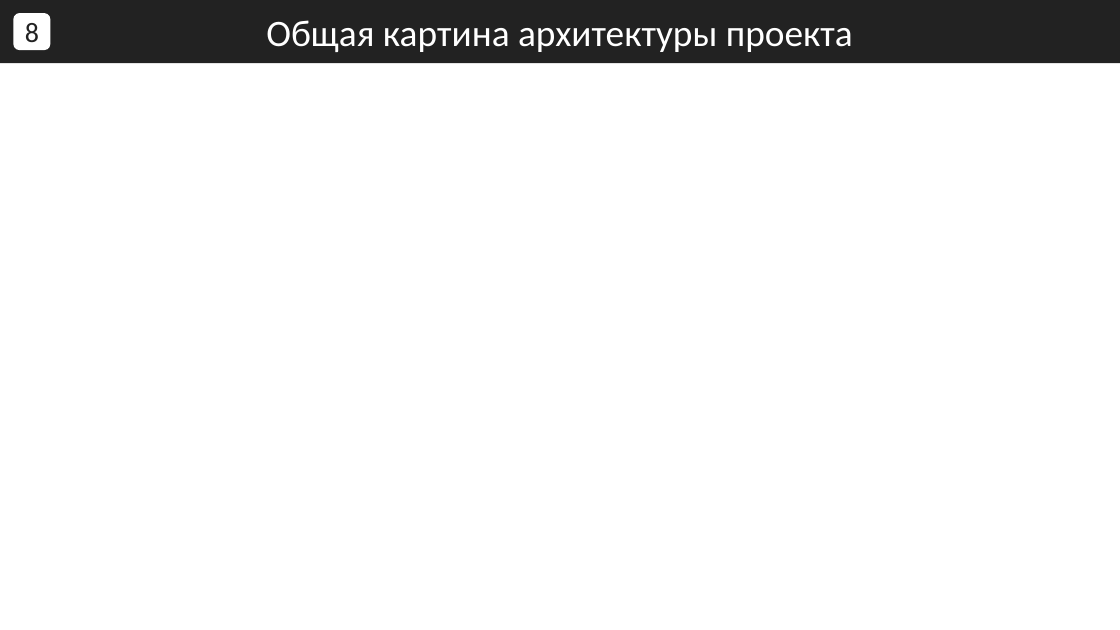
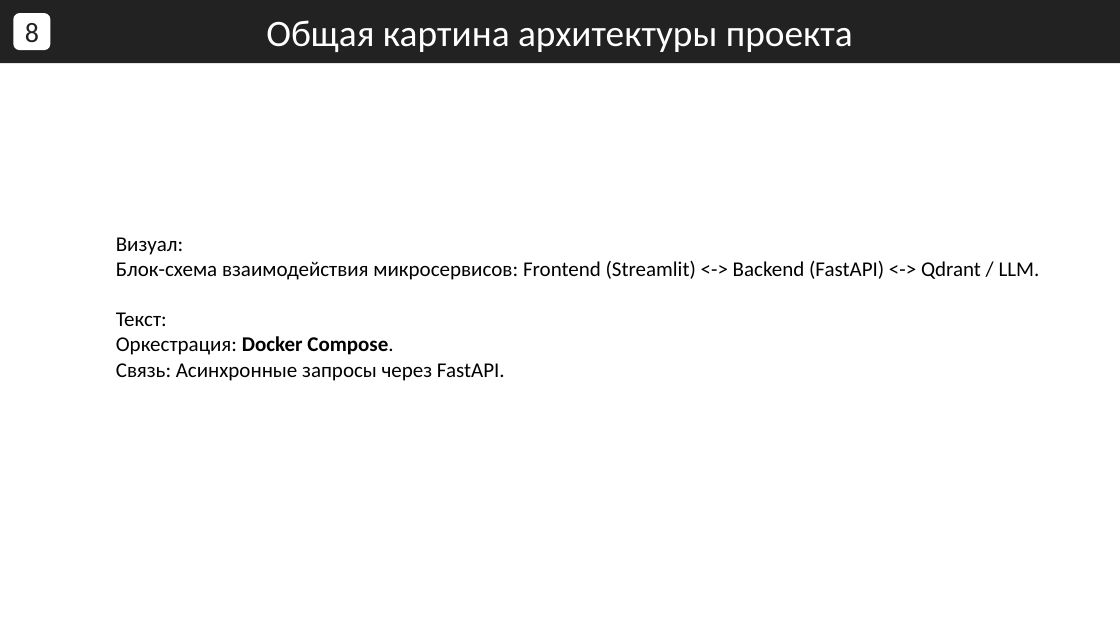
Before and after one commit to ConstDemi/ragarxiv, a slide deck: slide 8 of arXiv_Presentation.pptx. Drawn at 1120x630 pixels with LibreOffice and Linux fonts; fonts in the diff are those of the drawing. Boxes give left, top, right and bottom in pixels: in the first picture for what was removed or moved away, otherwise in the second. Text is boxed around its words. In the diff, an @@ line names an element or a change of style, - is before the commit and + after.

```diff
--- a/arXiv_Presentation.pptx
+++ b/arXiv_Presentation.pptx
@@ text added at bbox=[116, 237, 1040, 381], 18 pt, text #000000 @@
+Визуал:
+Блок-схема взаимодействия микросервисов: Frontend (Streamlit) <-> Backend (FastAPI) <-> Qdrant / LLM.
+Текст:
+Оркестрация: Docker Compose.
+Связь: Асинхронные запросы через FastAPI.
```
Also in this commit, not shown: 8 other slides changed, 1 slide added, 4 slides removed.
